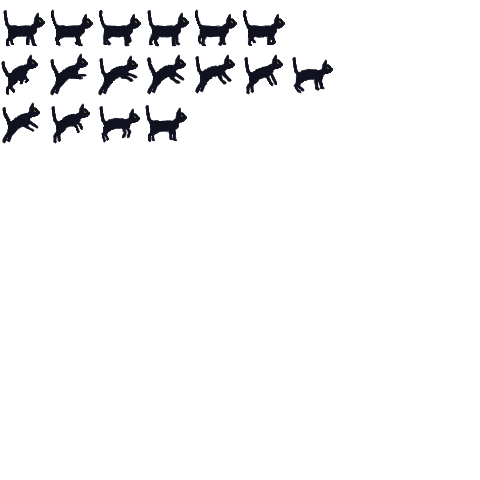
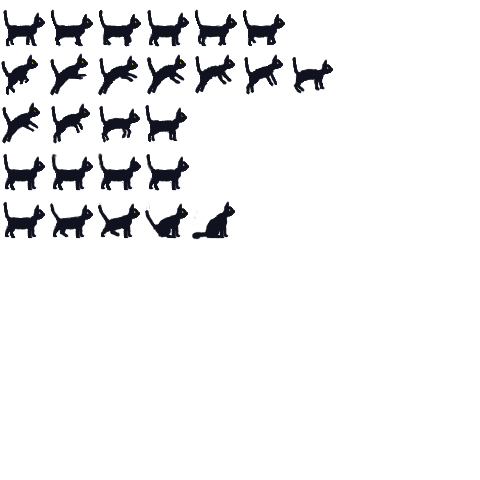
Two versions of the same layered image (480x480). Layer-by-layer changes:
painted on "Background" over [3, 20, 329, 240]
